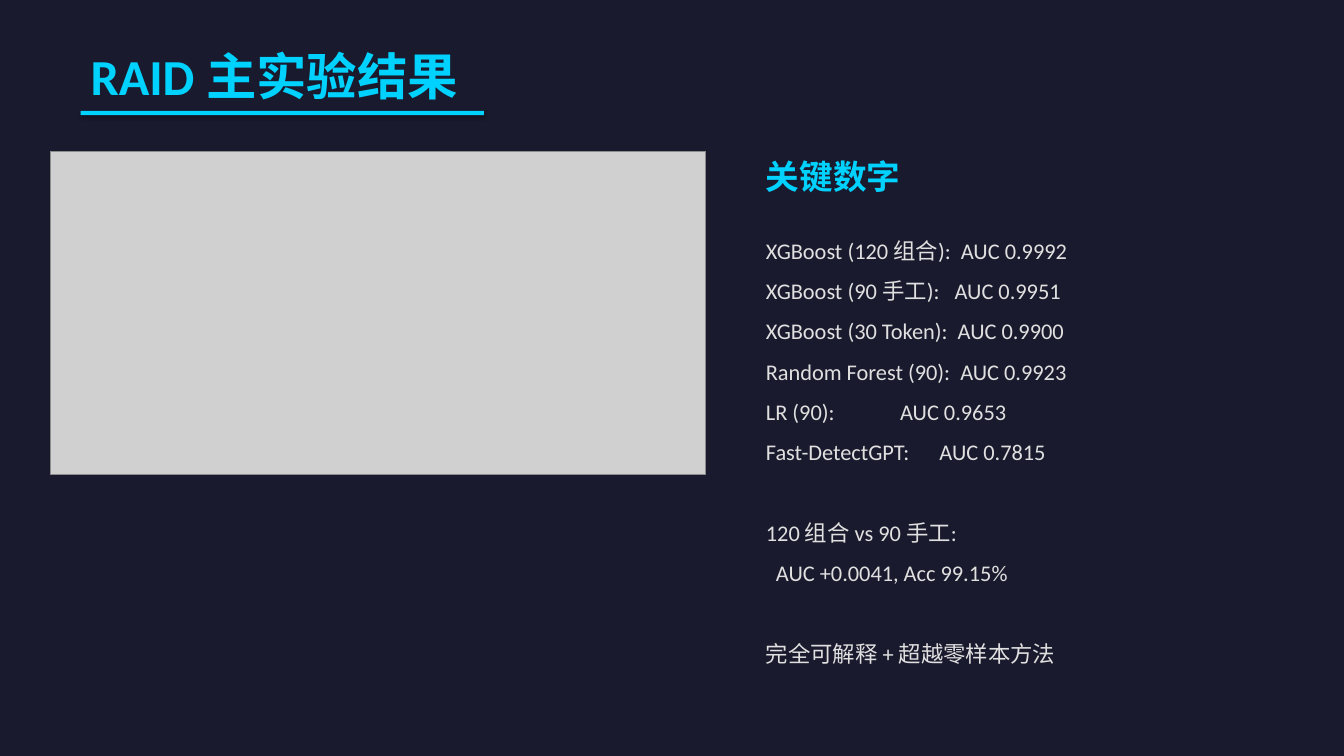
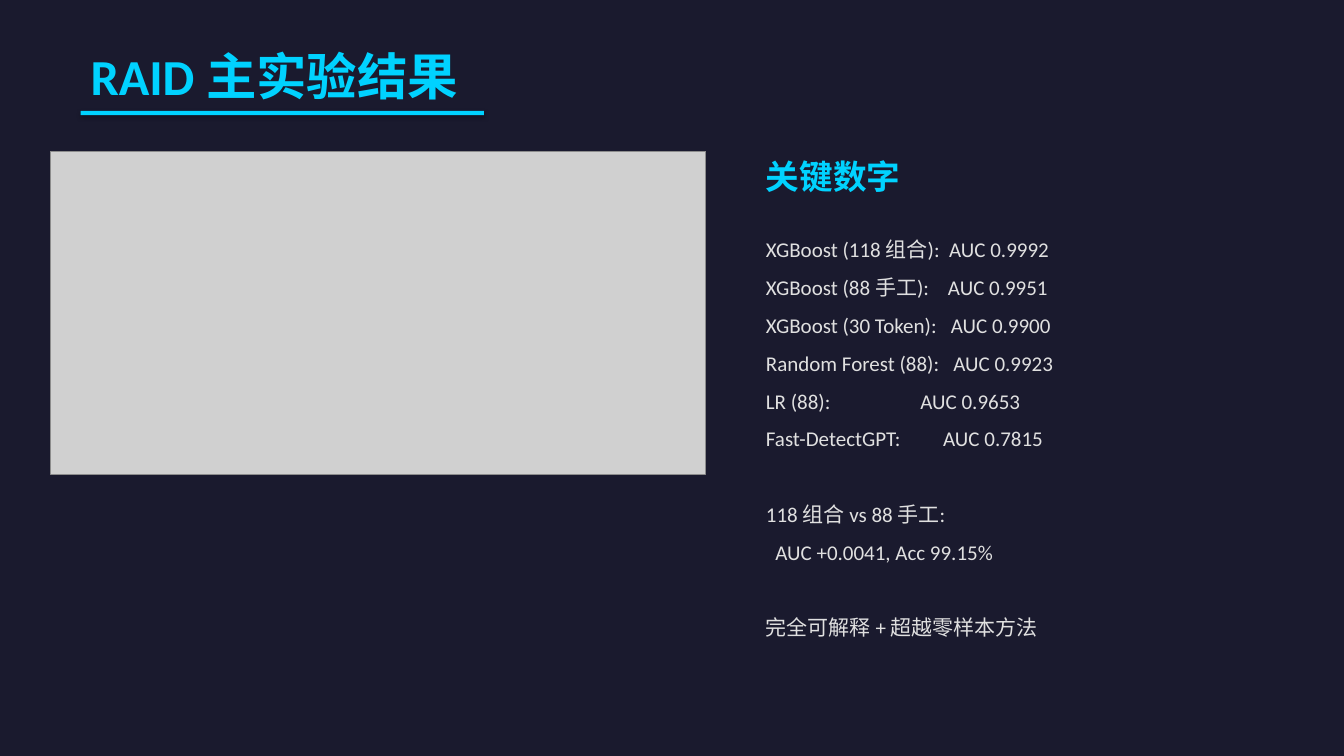
Before and after one commit to HaibinLai/HC3, a slide deck: slide 9 of reports/AIGC_Detection_Presentation.pptx. Drawn at 1344x756 pixels with LibreOffice and Linux fonts; fonts in the diff are those of the drawing; grey boxes stand for pictures. Boxes give left, top, right and bottom in pixels: in the first picture for what was removed or moved away, otherwise in the second. Text is boxed around its words. In the diff, an @@ line names an element or a change of style, - is before the commit and + after.

```diff
--- a/reports/AIGC_Detection_Presentation.pptx
+++ b/reports/AIGC_Detection_Presentation.pptx
@@ text at box(766, 239, 1048, 298): text changed; size 16 to 15 pt @@
-XGBoost (120 组合): AUC 0.9992
-XGBoost (90 手工): AUC 0.9951
+XGBoost (118 组合): AUC 0.9992
+XGBoost (88 手工): AUC 0.9951
@@ text at box(766, 318, 1050, 637): size 16 to 15 pt in "XGBoost (30 Token): AUC 0.9900", "Fast-DetectGPT: AUC 0.7815", "AUC +0.0041, Acc 99.15%", "完全可解释 + 超越零样本方法" @@
@@ text at box(766, 356, 1053, 412): text changed; size 16 to 15 pt @@
-Random Forest (90): AUC 0.9923
-LR (90): AUC 0.9653
+Random Forest (88): AUC 0.9923
+LR (88): AUC 0.9653
@@ text at box(766, 504, 946, 524): text changed; size 16 to 15 pt @@
-120 组合 vs 90 手工:
+118 组合 vs 88 手工:
```
Also in this commit, not shown: 5 other slides changed, 2 other files.
